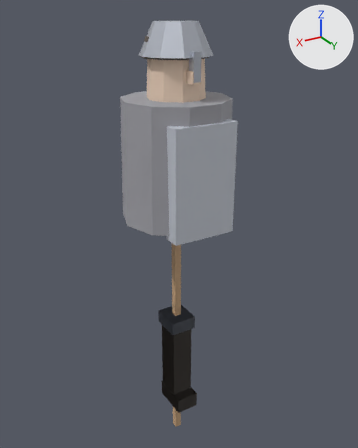
The glTF model art/blender/npc_halden.glb: old version first, new version second.
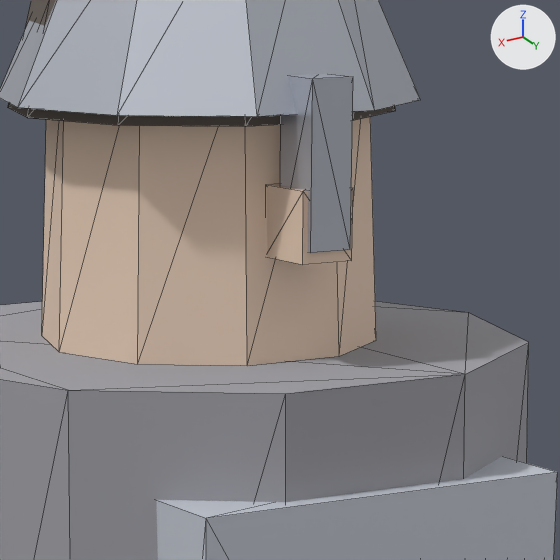
The first picture shows the older version from a 50 mm lens placed at (1.35, 2.28, 1.81), pointed at (-0.05, -0.06, 0.64). The close-ups show the older and then the newer version on the part from 39% to 67% of the width and 8% to 31% of the height of that picture. Only the edits that show in the close-ups are written down. The lights are fixed; the arrows at upper right show +X, +Y and +Z. The close-ups show mesh edges as thin lines.

In view in the first close-up: 'Hair', 'Head', 'Helmet', 'HelmetNasal', 'Nose', 'Tabard', 'Torso'.
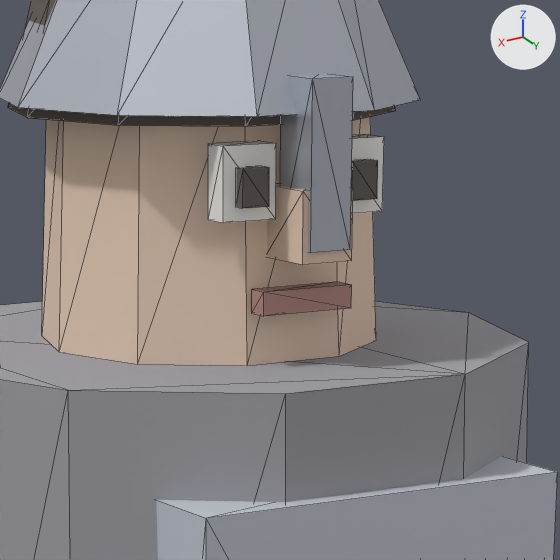
What differs and where, as boxes (x1, y1, x2, y2) in the close-ups (560 x 560 px):
'EyeWhiteR', added
    after: (208, 141, 276, 223)
'Mouth', added
    after: (252, 282, 352, 316)
'EyeWhiteL', added
    after: (352, 134, 384, 213)
'EyeIrisR', added
    after: (236, 166, 269, 208)
'EyeIrisL', added
    after: (351, 159, 378, 201)

The change, as a list of edits to the scene's bpy script:
```text
Add mat_mouth:
    mat_mouth = principled_material('Mouth')
    mat_mouth.base_color = (0.45, 0.25, 0.22)  # pink #b38981
    mat_mouth.roughness = 0.8
Add mat_eyeiris:
    mat_eyeiris = principled_material('EyeIris')
    mat_eyeiris.base_color = (0.13, 0.11, 0.1)  # dark grey #655d59
    mat_eyeiris.roughness = 0.35
Add mat_eyewhite:
    mat_eyewhite = principled_material('EyeWhite')
    mat_eyewhite.base_color = (0.93, 0.92, 0.88)  # white #f7f6f1
    mat_eyewhite.roughness = 0.35
Add me_mouth:
    me_mouth.from_pydata(...)  # a box spanning x -0.045..0.045, y 0.15..0.17, z 1.435..1.455
    me_mouth.materials.append(mat_mouth)  # pink #b38981
Add me_eyeirisr:
    me_eyeirisr.from_pydata(...)  # a box spanning x 0.042..0.068, y 0.161..0.173, z 1.526..1.558
    me_eyeirisr.materials.append(mat_eyeiris)  # dark grey #655d59
Add me_eyewhiter:
    me_eyewhiter.from_pydata(...)  # a box spanning x 0.029..0.081, y 0.1375..0.1625, z 1.514..1.576
    me_eyewhiter.materials.append(mat_eyewhite)  # white #f7f6f1
Add me_eyeirisl:
    me_eyeirisl.from_pydata(...)  # a box spanning x -0.068..-0.042, y 0.161..0.173, z 1.526..1.558
    me_eyeirisl.materials.append(mat_eyeiris)  # dark grey #655d59
Add me_eyewhitel:
    me_eyewhitel.from_pydata(...)  # a box spanning x -0.081..-0.029, y 0.1375..0.1625, z 1.514..1.576
    me_eyewhitel.materials.append(mat_eyewhite)  # white #f7f6f1
Add ob_mouth:
    ob_mouth = bpy.data.objects.new('Mouth', me_mouth)
    ob_mouth.location = (0.0, 0.0, 0.0)
Add ob_eyeirisr:
    ob_eyeirisr = bpy.data.objects.new('EyeIrisR', me_eyeirisr)
    ob_eyeirisr.location = (0.0, 0.0, 0.0)
Add ob_eyewhiter:
    ob_eyewhiter = bpy.data.objects.new('EyeWhiteR', me_eyewhiter)
    ob_eyewhiter.location = (0.0, 0.0, 0.0)
Add ob_eyeirisl:
    ob_eyeirisl = bpy.data.objects.new('EyeIrisL', me_eyeirisl)
    ob_eyeirisl.location = (0.0, 0.0, 0.0)
Add ob_eyewhitel:
    ob_eyewhitel = bpy.data.objects.new('EyeWhiteL', me_eyewhitel)
    ob_eyewhitel.location = (0.0, 0.0, 0.0)
```
